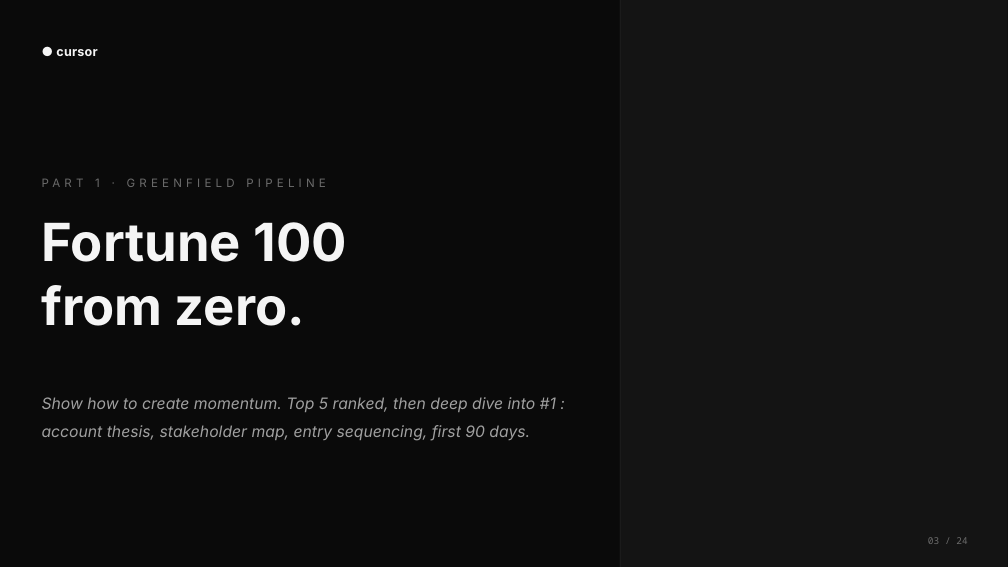
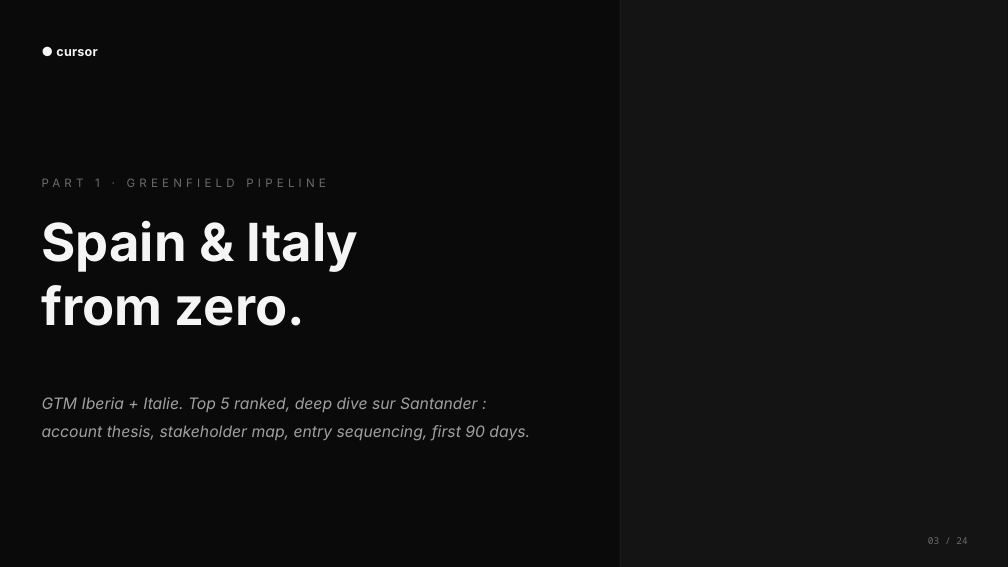
Before and after one commit to heliemonnoyeur-source/media-ae-cockpit, a slide deck: slide 3 of decks/Cursor_Enterprise_Disco_Challenge.pptx. Drawn at 1008x567 pixels with LibreOffice and Linux fonts; fonts in the diff are those of the drawing. Boxes give left, top, right and bottom in pixels: in the first picture for what was removed or moved away, otherwise in the second. Text is boxed around its words. In the diff, an @@ line names an element or a change of style, - is before the commit and + after.

```diff
--- a/decks/Cursor_Enterprise_Disco_Challenge.pptx
+++ b/decks/Cursor_Enterprise_Disco_Challenge.pptx
@@ text at (42,220,359,272): text changed @@
-Fortune 100
+Spain & Italy
@@ text at (42,397,478,412): text changed @@
-Show how to create momentum. Top 5 ranked, then deep dive into #1 :
+GTM Iberia + Italie. Top 5 ranked, deep dive sur Santander :
```
Also in this commit, not shown: 6 other slides changed, 9 other files.
